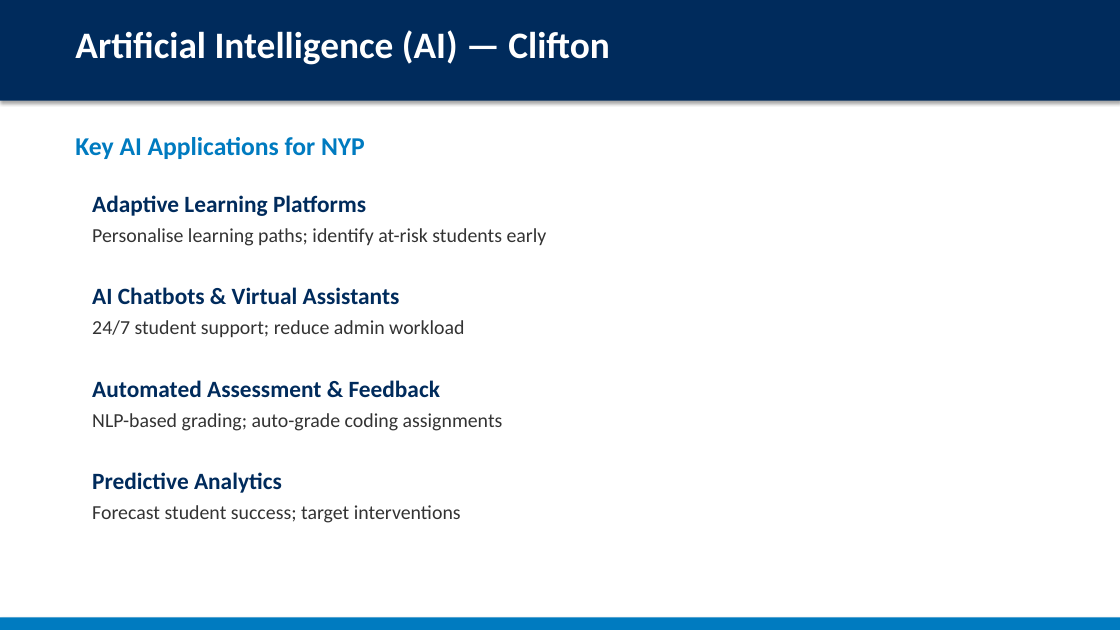
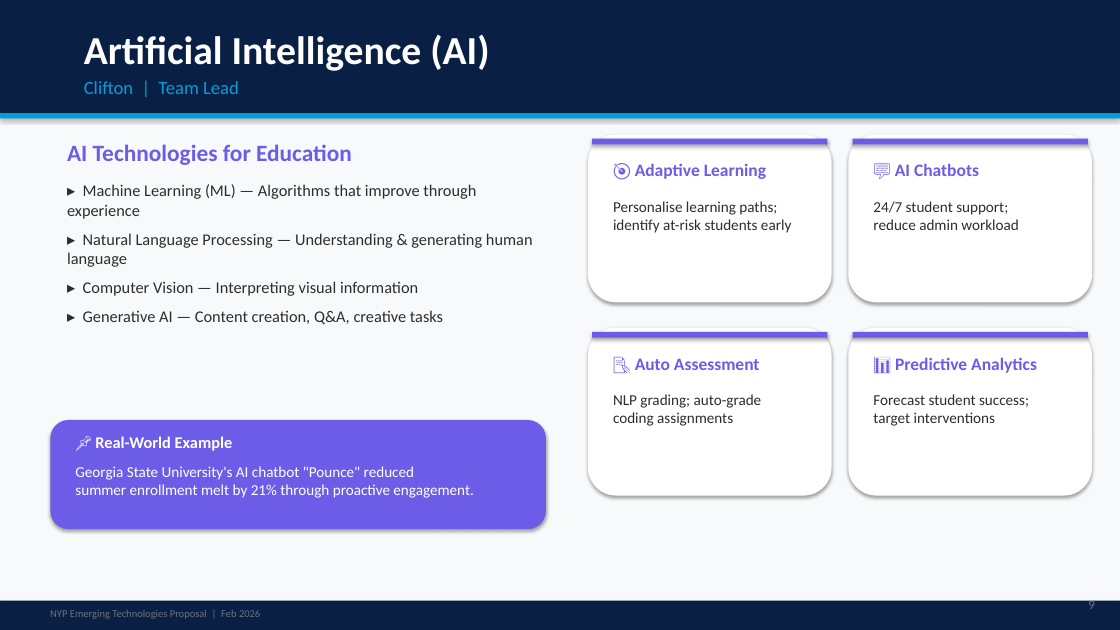
Before and after one commit to alanpaul1382-sketch/cc, a slide deck: slide 9 of presentation.pptx (slide 8 before the commit). Drawn at 1120x630 pixels with LibreOffice and Linux fonts; fonts in the diff are those of the drawing. Boxes give left, top, right and bottom in pixels: in the first picture for what was removed or moved away, otherwise in the second. Text is boxed around its words. In the diff, an @@ line names an element or a change of style, - is before the commit and + after.

```diff
--- a/presentation.pptx
+++ b/presentation.pptx
@@ background #FFFFFF to #F8F9FA @@
@@ rectangle: place and size @@
-rectangle at [0, 0, 1120, 101]
+rectangle at [0, 0, 1120, 113]
@@ rectangle at [0, 0, 1120, 113]: fill #002B5C to #0A1F44 @@
@@ text at [84, 35, 489, 71]: text changed; size 32 to 34 pt @@
-Artificial Intelligence (AI) — Clifton
+Artificial Intelligence (AI)
@@ text added at [84, 81, 239, 94], 16 pt, text #009FDA @@
+Clifton | Team Lead
@@ rectangle added at [0, 113, 1120, 118], fill #009FDA @@
@@ text at [67, 144, 352, 165]: text changed; size 22 to 20 pt; text colour #007BC0 to #6C5CE7 @@
-Key AI Applications for NYP
+AI Technologies for Education
@@ rounded rectangle added at [588, 134, 832, 302], fill #FFFFFF @@
@@ rectangle added at [592, 139, 828, 145], fill #6C5CE7 @@
@@ rounded rectangle added at [849, 134, 1092, 302], fill #FFFFFF @@
@@ rectangle added at [853, 139, 1088, 145], fill #6C5CE7 @@
@@ text at [635, 163, 766, 179]: text changed; size 20 to 15 pt; text colour #002B5C to #6C5CE7 @@
-Adaptive Learning Platforms
+🎯 Adaptive Learning
@@ text at [895, 163, 979, 176]: text changed; size 20 to 15 pt; text colour #002B5C to #6C5CE7 @@
-AI Chatbots & Virtual Assistants
+💬 AI Chatbots
@@ text added at [67, 184, 533, 324], 14 pt, text #2D2D2D @@
+▸ Machine Learning (ML) — Algorithms that improve through experience
+▸ Natural Language Processing — Understanding & generating human language
+▸ Computer Vision — Interpreting visual information
+▸ Generative AI — Content creation, Q&A, creative tasks
@@ text "Personalise learning paths; identify at-risk ...": place and size @@
-text "Personalise learning paths; identify at-risk ..." at [92, 228, 547, 246]
+text "Personalise learning paths; identify at-risk ..." at [613, 201, 791, 233]
@@ text "24/7 student support; reduce admin ...": place and size @@
-text "24/7 student support; reduce admin ..." at [92, 320, 464, 337]
+text "24/7 student support; reduce admin ..." at [873, 201, 1018, 230]
@@ rounded rectangle added at [588, 328, 832, 496], fill #FFFFFF @@
@@ rounded rectangle added at [849, 328, 1092, 496], fill #FFFFFF @@
@@ rectangle added at [592, 332, 828, 338], fill #6C5CE7 @@
@@ text added at [635, 358, 760, 370], 15 pt, text #6C5CE7, bold @@
+📝 Auto Assessment
@@ rectangle added at [853, 332, 1088, 338], fill #6C5CE7 @@
@@ text at [895, 357, 1037, 373]: text changed; size 20 to 15 pt; text colour #002B5C to #6C5CE7 @@
-Predictive Analytics
+📊 Predictive Analytics
@@ text removed at [92, 380, 440, 397] @@
-Automated Assessment & Feedback
@@ size 17 to 13 pt, text colour #333333 to #2D2D2D in 3 elements at [613, 201, 791, 233], [873, 201, 1018, 230], [873, 394, 1029, 426] @@
@@ text "Forecast student success; target interventions": place and size @@
-text "Forecast student success; target interventions" at [92, 505, 461, 523]
+text "Forecast student success; target interventions" at [873, 394, 1029, 426]
@@ text at [613, 394, 762, 426]: text changed; size 17 to 13 pt; text colour #333333 to #2D2D2D @@
-NLP-based grading; auto-grade coding assignments
+NLP grading; auto-grade
+coding assignments
@@ rounded rectangle added at [50, 420, 546, 529], fill #6C5CE7 @@
@@ text added at [95, 436, 233, 451], 14 pt, text #FFFFFF, bold @@
+📌 Real-World Example
@@ text added at [75, 466, 473, 498], 13 pt, text #FFFFFF @@
+Georgia State University's AI chatbot "Pounce" reduced
+summer enrollment melt by 21% through proactive engagement.
@@ text added at [1088, 598, 1094, 609], 11 pt, text #6C757D @@
+9
@@ rectangle: place and size @@
-rectangle at [0, 618, 1120, 630]
+rectangle at [0, 601, 1120, 630]
@@ rectangle at [0, 601, 1120, 630]: fill #007BC0 to #0A1F44 @@
@@ text added at [50, 610, 260, 619], 9 pt, text #6C757D @@
+NYP Emerging Technologies Proposal | Feb 2026
```
Also in this commit, not shown: 15 other slides changed, 6 slides added, 4 slides removed.
